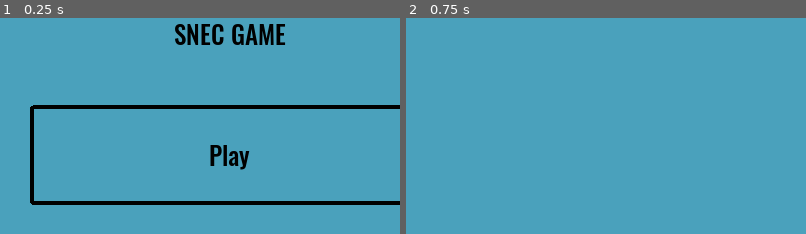
Above: before the commit, frames 1-2 (left to right).
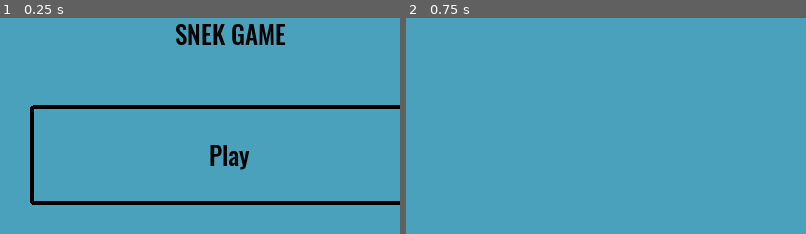
Above: after the commit, the same moments.

Repository: taylorhansen/snek-game
Game: Godot game, scene res://menus/MainMenu.tscn
The game is run twice, just before and just after one commit, with the same random seed, the same clock (stepped at 60 frames per second) and the same inputs. Sound files missing from this copy of the repository are replaced by a short silence.
Inputs:
- Up to frame 1 (0.25 s): no input
- Up to frame 2 (0.75 s): click "Play" at 0.5 s
The pictures show only the part of the screen within x 21-71%, y 0-50%; the shares and areas given below are measured in that part.

The runs differ from the first frame. In frame 1, 0.6% of the frame differs, in the area x 43-57%, y 2-13%; in frame 2, nothing differs.

Commit message:
Change game name

Diff:
--- a/menus/MainMenu.tscn
+++ b/menus/MainMenu.tscn
@@ -15,7 +15,7 @@
 margin_left = -211.0
 margin_right = 211.0
 margin_bottom = 132.0
-text = "SNEC GAME"
+text = "SNEK GAME"
 align = 1
 valign = 1
 
--- a/project.godot
+++ b/project.godot
@@ -15,7 +15,7 @@
 
 [application]
 
-config/name="mini-jam-36-nature"
+config/name="snek-game"
 run/main_scene="res://menus/MainMenu.tscn"
 
 [autoload]
Not shown, changed: README.md
